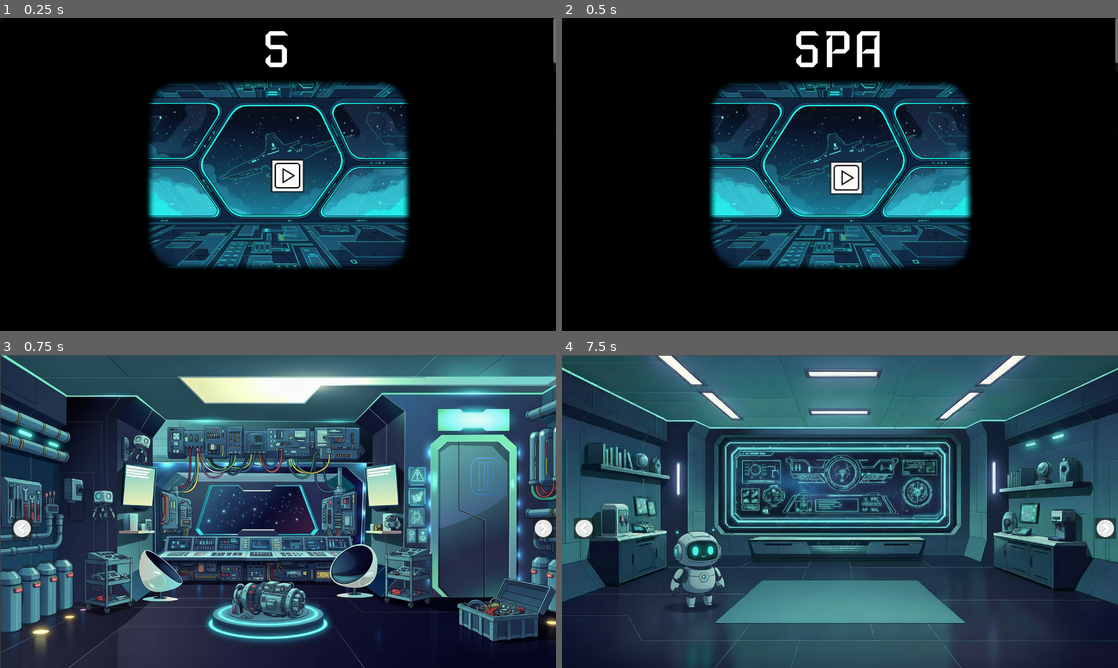
Above: before the commit, frames 1-4 (two rows, left to right).
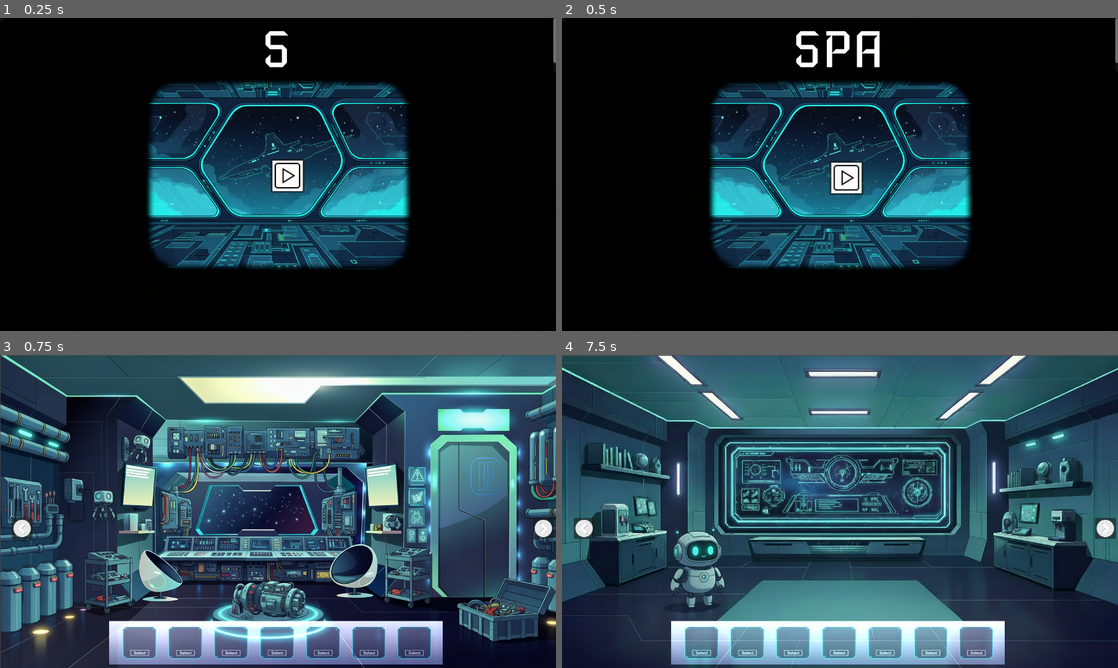
Above: after the commit, the same moments.

Repository: top-it-090304/SpaceshipMission
Game: Godot game, scene res://start_menu.tscn
Same seed, same stepped clock (60 frames per second), same inputs: the game is played once before the commit and once after it.
Inputs (mouse positions are in pixels of both pictures, inside the frame that each line leads up to):
- Up to frame 1 (0.25 s): no input
- Up to frame 2 (0.5 s): no input
- Up to frame 3 (0.75 s): click (283, 514) at 0.5 s
- Up to frame 4 (7.5 s): click (567, 364) at 1.27 s; click (567, 364) at 2.02 s; click (573, 364) at 2.77 s; click (573, 364) at 3.52 s; click (573, 364) at 4.27 s; click (578, 364) at 5.02 s; click (578, 364) at 5.77 s; click (578, 364) at 6.52 s; click (584, 527) at 7.25 s

Frames 1-2 are identical in both runs. In frame 3, 8.4% of the frame differs, in the area x 19-80%, y 84-99%; in frame 4, 8.4%.

Commit message:
new fail with inventory added

Diff:
--- a/spaceship-mission/Game.tscn
+++ b/spaceship-mission/Game.tscn
@@ -20,6 +20,7 @@
 [ext_resource type="Texture2D" uid="uid://b5xu1qj6l6u0i" path="res://items/Number for box 3.png" id="17_bvhbk"]
 [ext_resource type="Script" uid="uid://6e4sputjkjpf" path="res://robot_message.gd" id="19_cpsxm"]
 [ext_resource type="Texture2D" uid="uid://bvr0jlgi5vjnv" path="res://images for background/RobotBackground.jpg" id="20_hmewc"]
+[ext_resource type="Texture2D" uid="uid://bbdap345hya1h" path="res://items/result_generated-image (3).png" id="21_hmewc"]
 
 [sub_resource type="RectangleShape2D" id="RectangleShape2D_3mrqo"]
 size = Vector2(288, 136)
@@ -97,7 +98,7 @@
 [node name="Wall1" type="StaticBody2D" parent="FirstRoom/Walls"]
 
 [node name="CollisionShape2D" type="CollisionShape2D" parent="FirstRoom/Walls/Wall1"]
-position = Vector2(607, 551)
+position = Vector2(607, 523)
 shape = SubResource("RectangleShape2D_3mrqo")
 
 [node name="Wall2" type="StaticBody2D" parent="FirstRoom/Walls"]
@@ -266,6 +267,7 @@
 texture = ExtResource("11_wuoie")
 
 [node name="FourthRoom" type="Node2D" parent="."]
+visible = false
 script = ExtResource("9_yhmtn")
 
 [node name="FourthBackground" type="Sprite2D" parent="FourthRoom"]
@@ -407,7 +409,6 @@
 icon = ExtResource("3_2vekm")
 
 [node name="UILayer" type="CanvasLayer" parent="."]
-visible = false
 
 [node name="InventoryRoot" type="Control" parent="UILayer"]
 layout_mode = 3
@@ -420,46 +421,47 @@
 [node name="InventoryBackground" type="TextureRect" parent="UILayer/InventoryRoot"]
 material = SubResource("CanvasItemMaterial_d21ai")
 layout_mode = 0
-offset_left = 216.0
-offset_top = 18.0
-offset_right = 984.0
-offset_bottom = 111.0
+offset_left = 237.0
+offset_top = 607.0
+offset_right = 1005.0
+offset_bottom = 707.0
+texture = ExtResource("21_hmewc")
 
 [node name="Slots" type="HBoxContainer" parent="UILayer/InventoryRoot"]
 layout_mode = 0
 offset_right = 40.0
 offset_bottom = 40.0
 
-[node name="Slot1" type="Button" parent="UILayer/InventoryRoot/Slots"]
-layout_mode = 2
-
-[node name="Slot2" type="Button" parent="UILayer/InventoryRoot/Slots"]
-layout_mode = 2
-
-[node name="Slot3" type="Button" parent="UILayer/InventoryRoot/Slots"]
-layout_mode = 2
-
-[node name="Slot4" type="Button" parent="UILayer/InventoryRoot/Slots"]
-layout_mode = 2
-
-[node name="Slot5" type="Button" parent="UILayer/InventoryRoot/Slots"]
-layout_mode = 2
-
-[node name="Slot6" type="Button" parent="UILayer/InventoryRoot/Slots"]
-layout_mode = 2
-
-[node name="Slot7" type="Button" parent="UILayer/InventoryRoot/Slots"]
-layout_mode = 2
-
-[node name="Slot8" type="Button" parent="UILayer/InventoryRoot/Slots"]
+[node name="Slot1" type="TextureButton" parent="UILayer/InventoryRoot/Slots"]
+layout_mode = 2
+
+[node name="Slot2" type="TextureButton" parent="UILayer/InventoryRoot/Slots"]
+layout_mode = 2
+
+[node name="Slot3" type="TextureButton" parent="UILayer/InventoryRoot/Slots"]
+layout_mode = 2
+
+[node name="Slot4" type="TextureButton" parent="UILayer/InventoryRoot/Slots"]
+layout_mode = 2
+
+[node name="Slot5" type="TextureButton" parent="UILayer/InventoryRoot/Slots"]
+layout_mode = 2
+
+[node name="Slot6" type="TextureButton" parent="UILayer/InventoryRoot/Slots"]
+layout_mode = 2
+
+[node name="Slot7" type="TextureButton" parent="UILayer/InventoryRoot/Slots"]
+layout_mode = 2
+
+[node name="Slot8" type="TextureButton" parent="UILayer/InventoryRoot/Slots"]
 layout_mode = 2
 
 [connection signal="pressed" from="FirstRoom/LeftArrow" to="." method="_on_first_room_left_arrow_pressed"]
 [connection signal="pressed" from="FirstRoom/RightArrow" to="." method="_on_first_room_right_arrow_pressed"]
 [connection signal="pressed" from="SecondRoom/LeftArrow" to="." method="_on_second_room_left_arrow_pressed"]
 [connection signal="pressed" from="SecondRoom/RightArrow" to="." method="_on_second_room_right_arrow_pressed"]
+[connection signal="pressed" from="SecondRoom/ButtonOpenBox" to="SecondRoom" method="_on_ButtonOpenBox_pressed"]
 [connection signal="pressed" from="SecondRoom/ButtonOpenBox" to="SecondRoom" method="_on_ChestButton_pressed"]
-[connection signal="pressed" from="SecondRoom/ButtonOpenBox" to="SecondRoom" method="_on_ButtonOpenBox_pressed"]
 [connection signal="pressed" from="ThirdRoom/LeftArrow" to="." method="_on_third_room_left_arrow_pressed"]
 [connection signal="pressed" from="ThirdRoom/RightArrow" to="." method="_on_third_room_right_arrow_pressed"]
 [connection signal="pressed" from="ThirdRoom/PuzzleBoardLink" to="ThirdRoom" method="_on_link_pressed"]
--- a/spaceship-mission/minigames/LogicThing/box1InSecondRoom/Box1.tscn
+++ b/spaceship-mission/minigames/LogicThing/box1InSecondRoom/Box1.tscn
@@ -15,6 +15,7 @@
 script = ExtResource("1_uweek")
 
 [node name="BackgroundBoxClose" type="TextureRect" parent="."]
+layout_mode = 0
 offset_left = 1.0
 offset_top = 2.0
 offset_right = 1281.0
Not shown: 1 places in spaceship-mission/Game.tscn that only renumber resources
Not shown, added: spaceship-mission/items/inventory Background.png.import
Binary file added: spaceship-mission/items/inventoryBackground.png
Not shown, added: spaceship-mission/items/inventoryBackground.png.import
Binary file added: spaceship-mission/items/inventoryR.png
Not shown, added: spaceship-mission/items/inventoryR.png.import
Binary file added: spaceship-mission/items/inventoryroot.png
Not shown, added: spaceship-mission/items/inventoryroot.png.import
Binary file added: spaceship-mission/items/result_generated-image (3).png
Not shown, added: spaceship-mission/items/result_generated-image (3).png.import
Binary file added: spaceship-mission/items/result_inventoryroot.png
Not shown, added: spaceship-mission/items/result_inventoryroot.png.import
